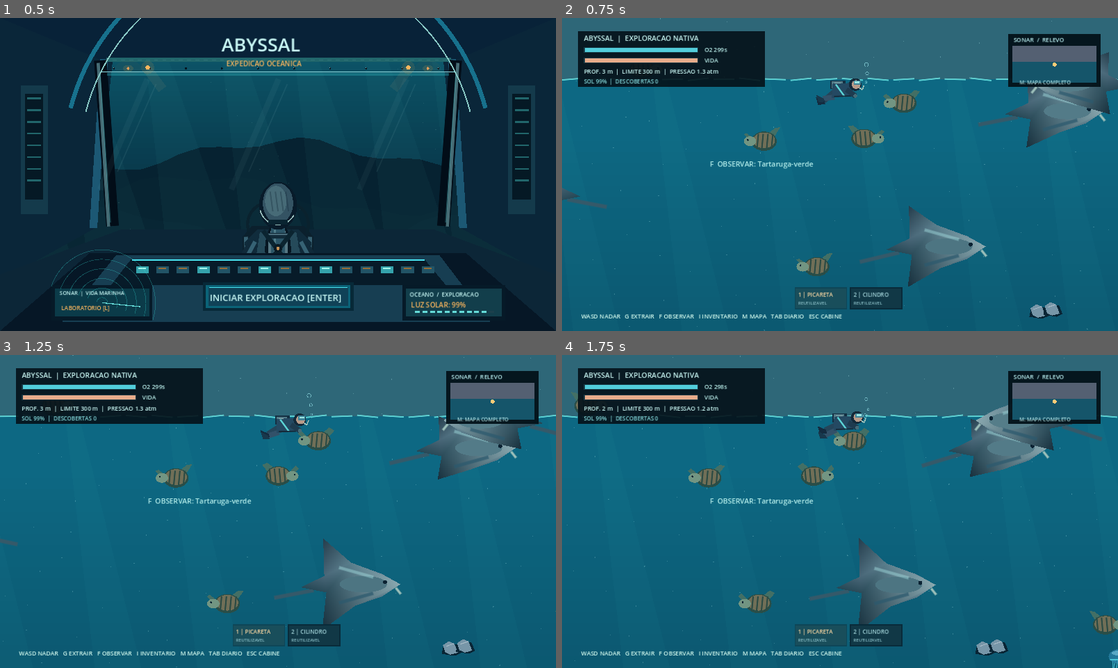
Above: before the commit, frames 1-4 (two rows, left to right).
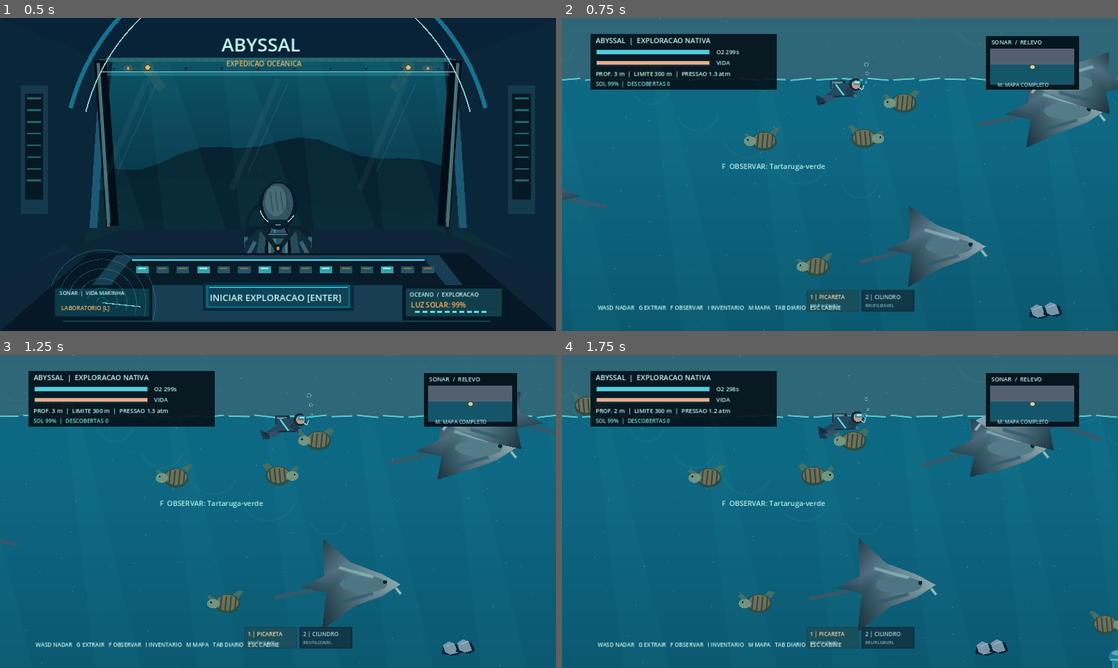
Above: after the commit, the same moments.

Repository: Esaneto/Abyssal
Game: Godot game, scene res://scenes/main.tscn
Two runs of this game, one before a commit and one after it. Both use one fixed random seed, a clock stepped at 60 frames per second and the inputs below.
Inputs (mouse positions are in pixels of both pictures, inside the frame that each line leads up to):
- Up to frame 1 (0.5 s): no input
- Up to frame 2 (0.75 s): tap Enter at 0.5 s; move the mouse to (962, 158) at 0.52 s; hold D (move_right) from 0.53 s (still down); hold G (extract) from 0.53 s (still down); click (962, 158) at 0.67 s
- Up to frame 3 (1.25 s): keep holding D (move_right); keep holding G (extract); tap Space at 0.77 s
- Up to frame 4 (1.75 s): release D (move_right) at 1.25 s; release G (extract) at 1.25 s; drag from (728, 527) to (812, 574) at 1.27 s

Frame 1 is identical in both runs. In frame 2, 7.4% of the frame differs, in the area x 2-97%, y 4-96%; in frame 3, 7.3%; in frame 4, 7.4%.

Commit message:
art(godot): layered ocean depth, natural geology, organic kelp and readable HUD

Diff:
--- a/godot-client/scripts/ocean_expedition.gd
+++ b/godot-client/scripts/ocean_expedition.gd
@@ -5,6 +5,7 @@
 const Ecology = preload("res://scripts/marine_ecology.gd")
 const Deposits = preload("res://scripts/geological_resources.gd")
 const ProgressScript = preload("res://scripts/exploration_progress.gd")
+const Art = preload("res://scripts/cinematic_art.gd")
 
 const MAP_W := 24000.0
 const MAP_H := 21000.0
@@ -293,6 +294,7 @@
 		return
 	var area := _visible_bounds()
 	_draw_water(area)
+	Art.ocean_distance(self, self, area, time_s, _sunlight())
 	_draw_light_beams(area)
 	_draw_marine_snow(area)
 	_draw_seafloor(area)
@@ -369,56 +371,20 @@
 		if y > area.position.y - 70.0 and y < area.end.y + 60.0:
 			_ellipse(Vector2(x, y + 12), Vector2(31.0 + float(i % 6) * 6.0, 17), Color("#244858"))
 			draw_line(Vector2(x - 13, y + 8), Vector2(x + 11, y), Color("#4b777f"), 1.4, true)
+	Art.seafloor_material(self, self, area, time_s)
 
 func _draw_landmark_rocks(area: Rect2) -> void:
 	for info in ROCKS:
 		var pos: Vector2 = info["pos"]
-		var r: float = info["radius"]
-		if not area.grow(r).has_point(pos):
+		var radius: float = float(info["radius"])
+		if not area.grow(radius).has_point(pos):
 			continue
 		var seed := pos.x * 0.0031 + pos.y * 0.0042
-		var outline := _rock_contour(pos, r, seed)
-		var shadow := _rock_contour(pos + Vector2(r * 0.09, r * 0.12), r, seed)
-		draw_colored_polygon(shadow, Color("#061725"))
-		draw_colored_polygon(outline, Color("#294858"))
-		# Lit facets simulate sedimentary strata instead of flat cartoon circles.
-		var face := PackedVector2Array([
-			pos + Vector2(-r * 0.68, -r * 0.37),
-			pos + Vector2(-r * 0.16, -r * 0.77),
-			pos + Vector2(r * 0.44, -r * 0.6),
-			pos + Vector2(r * 0.26, -r * 0.06),
-			pos + Vector2(-r * 0.35, r * 0.1)
-		])
-		draw_colored_polygon(face, Color("#3a6270"))
-		draw_colored_polygon(PackedVector2Array([
-			pos + Vector2(-r * 0.4, r * 0.13),
-			pos + Vector2(r * 0.26, -r * 0.06),
-			pos + Vector2(r * 0.56, r * 0.59),
-			pos + Vector2(-r * 0.19, r * 0.66)
-		]), Color("#193747"))
-		draw_colored_polygon(PackedVector2Array([
-			pos + Vector2(r * 0.26, -r * 0.06),
-			pos + Vector2(r * 0.44, -r * 0.6),
-			pos + Vector2(r * 0.71, -r * 0.24),
-			pos + Vector2(r * 0.56, r * 0.59)
-		]), Color("#254555"))
-		for k in range(6):
-			var a := -2.4 + float(k) * 0.64
-			var bend := a + 0.3 + 0.04 * sin(seed + k)
-			draw_line(pos + Vector2(cos(a), sin(a)) * r * 0.21,
-				pos + Vector2(cos(bend), sin(bend)) * r * 0.73,
-				Color(0.036, 0.13, 0.18, 0.58), 2.1, true)
-		var depth := depth_at_y(pos.y)
-		if depth < 200.0:
-			# Shallow encrusting life catches daylight.
-			for k in range(5):
-				var q := pos + Vector2(cos(float(k) * 2.37), sin(float(k) * 2.37)) * r * 0.5
-				draw_circle(q, 3.5 + float(k % 3) * 1.3, Color(0.28, 0.65, 0.53, _water_light(depth) * 0.7))
-		else:
-			for k in range(7):
-				var angle := float(k) * 2.33
-				draw_circle(pos + Vector2(cos(angle), sin(angle)) * r * 0.52,
-					2.7, Color(0.18, 0.9, 0.85, 0.42 + 0.19 * sin(time_s + float(k))))
+		# Exact same contour is drawn and used for physics.
+		var outline := _rock_contour(pos, radius, seed)
+		var shadow := _rock_contour(pos + Vector2(radius * 0.055, radius * 0.095), radius, seed)
+		draw_colored_polygon(shadow, Color("#061522"))
+		Art.rock_material(self, outline, pos, radius, _water_light(depth_at_y(pos.y)), time_s)
 
 func _draw_navigable_arches(area: Rect2) -> void:
 	for arch in PASSAGE_ARCHES:
@@ -452,26 +418,17 @@
 				2.5, Color(0.47, 0.82, 0.78, 0.28))
 
 func _draw_kelps(area: Rect2) -> void:
-	# Photosynthetic kelp only in the shallow, illuminated shelf biome.
+	# The current biome permits kelp only where sunlight can reach the seabed.
 	var start := int(floor(area.position.x / 115.0))
 	for i in range(24):
 		var x := float(start + i) * 115.0
-		var base := _seafloor_y(x)
-		var depth := depth_at_y(base)
-		if base < area.position.y - 150.0 or base > area.end.y + 300.0 or depth > 200.0:
+		var seabed := _seafloor_y(x)
+		if seabed < area.position.y - 150.0 or seabed > area.end.y + 300.0:
 			continue
-		var stalk_height := 90.0 + 115.0 * absf(sin(float(i + start) * 1.2))
-		var bend := 17.0 * sin(time_s * 0.6 + x * 0.013)
-		for k in range(6):
-			var amount := float(k) / 6.0
-			var a := Vector2(x + bend * amount * amount, base - stalk_height * amount)
-			var b := Vector2(x + bend * (amount + 0.15) * (amount + 0.15), base - stalk_height * (amount + 0.15))
-			draw_line(a, b, Color("#356963"), 5.0 - amount * 2.0, true)
-			if k > 1:
-				var side := -1.0 if k % 2 == 0 else 1.0
-				draw_colored_polygon(PackedVector2Array([
-					a, a + Vector2(side * 31, -12), b + Vector2(side * 19, -6), b
-				]), Color(0.18, 0.50, 0.44, 0.64))
+		if depth_at_y(seabed) > 200.0:
+			continue
+		var height := 90.0 + 115.0 * absf(sin(float(i + start) * 1.2))
+		Art.kelp_frond(self, x, seabed, height, time_s, x * 0.013)
 
 func _creatures_in_view(area: Rect2) -> Array[Dictionary]:
 	var creatures: Array[Dictionary] = []
@@ -657,8 +614,8 @@
 func _draw_hud() -> void:
 	# HUD uses Camera2D center but is drawn after darkness and world scenery.
 	var center := camera.get_screen_center_position()
-	var x := center.x - 680.0
-	var y := center.y - 376.0
+	var x := center.x - 650.0
+	var y := center.y - 370.0
 	draw_rect(Rect2(x + 18, y + 14, 472, 141), Color(0.018, 0.069, 0.10, 0.91))
 	_text("ABYSSAL  |  EXPLORACAO NATIVA", Vector2(x + 31, y + 38), 18, Color("#c9f7f4"))
 	_bar(Vector2(x + 32, y + 54), 290.0, diver.oxygen / diver.oxygen_capacity, Color("#52cddb"))
@@ -687,7 +644,7 @@
 	_draw_sonar(x, y)
 	_draw_quick_tools(x, y)
 	_text("WASD NADAR   G EXTRAIR   F OBSERVAR   I INVENTARIO   M MAPA   TAB DIARIO   ESC CABINE",
-		Vector2(x + 24, y + 740), 15, Color("#cff7ec"))
+		Vector2(x + 36, y + 712), 14, Color("#cff7ec"))
 	if inventory_open:
 		_draw_inventory_panel(x, y)
 	elif chart_open:
@@ -713,7 +670,7 @@
 func _draw_sonar(x: float, y: float) -> void:
 	var w := 234.0
 	var h := 135.0
-	var p := Vector2(x + 1106.0, y + 20.0)
+	var p := Vector2(x + 1020.0, y + 20.0)
 	draw_rect(Rect2(p, Vector2(w, h)), Color(0.015, 0.074, 0.103, 0.96))
 	_text("SONAR  /  RELEVO", p + Vector2(12, 21), 15, Color("#b8eef0"))
 	for yi in range(9):
@@ -793,21 +750,21 @@
 		p + Vector2(31, 460), 15, Color("#cde9e8"))
 
 func _draw_field_guide(x: float, y: float) -> void:
-	draw_rect(Rect2(x + 735, y + 22, 610, 243), Color(0.013, 0.048, 0.076, 0.95))
-	_text("DIARIO DE CAMPO  |  DESCOBERTAS", Vector2(x + 756, y + 53), 20, Color("#f9d99b"))
+	draw_rect(Rect2(x + 640, y + 22, 610, 243), Color(0.013, 0.048, 0.076, 0.95))
+	_text("DIARIO DE CAMPO  |  DESCOBERTAS", Vector2(x + 661, y + 53), 20, Color("#f9d99b"))
 	var entries := _registered_species()
 	var chosen: Dictionary = Ecology.get_species(last_observed_id)
 	if entries.is_empty() or chosen.is_empty() or not entries.has(last_observed_id):
-		_text("Nenhuma especie registrada ate agora.", Vector2(x + 756, y + 91), 16, Color("#c9f7f4"))
-		_text("Aproxime-se de um animal e pressione F.", Vector2(x + 756, y + 126), 15, Color("#a7e6d0"))
+		_text("Nenhuma especie registrada ate agora.", Vector2(x + 661, y + 91), 16, Color("#c9f7f4"))
+		_text("Aproxime-se de um animal e pressione F.", Vector2(x + 661, y + 126), 15, Color("#a7e6d0"))
 	else:
-		_text(chosen["name"], Vector2(x + 756, y + 86), 20, Color("#c9f7f4"))
-		_text(chosen["scientific"], Vector2(x + 756, y + 112), 16, Color("#84c4cc"))
-		_text(chosen["habitat"], Vector2(x + 756, y + 146), 14, Color("#c9f7f4"))
-		_text(chosen["how_to_find"], Vector2(x + 756, y + 172), 14, Color("#a7e6d0"))
-		_text(chosen["story"], Vector2(x + 756, y + 196), 14, Color("#c9f7f4"))
+		_text(chosen["name"], Vector2(x + 661, y + 86), 20, Color("#c9f7f4"))
+		_text(chosen["scientific"], Vector2(x + 661, y + 112), 16, Color("#84c4cc"))
+		_text(chosen["habitat"], Vector2(x + 661, y + 146), 14, Color("#c9f7f4"))
+		_text(chosen["how_to_find"], Vector2(x + 661, y + 172), 14, Color("#a7e6d0"))
+		_text(chosen["story"], Vector2(x + 661, y + 196), 14, Color("#c9f7f4"))
 	_text("J / K NAVEGAR  |  REGISTROS %d / %d" % [entries.size(), Ecology.SPECIES.size()],
-		Vector2(x + 756, y + 234), 15, Color("#f9d99b"))
+		Vector2(x + 661, y + 234), 15, Color("#f9d99b"))
 
 func _bar(pos: Vector2, width: float, ratio: float, tint: Color) -> void:
 	draw_rect(Rect2(pos.x, pos.y, width, 14), Color("#173843"))
